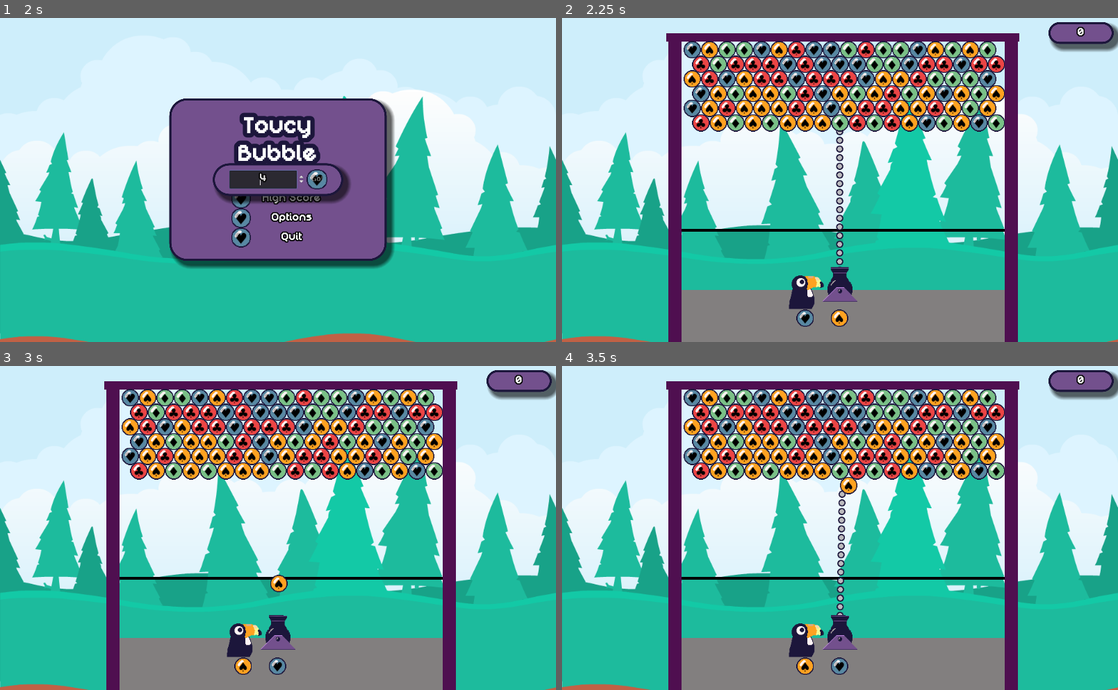
Above: before the commit, frames 1-4 (two rows, left to right).
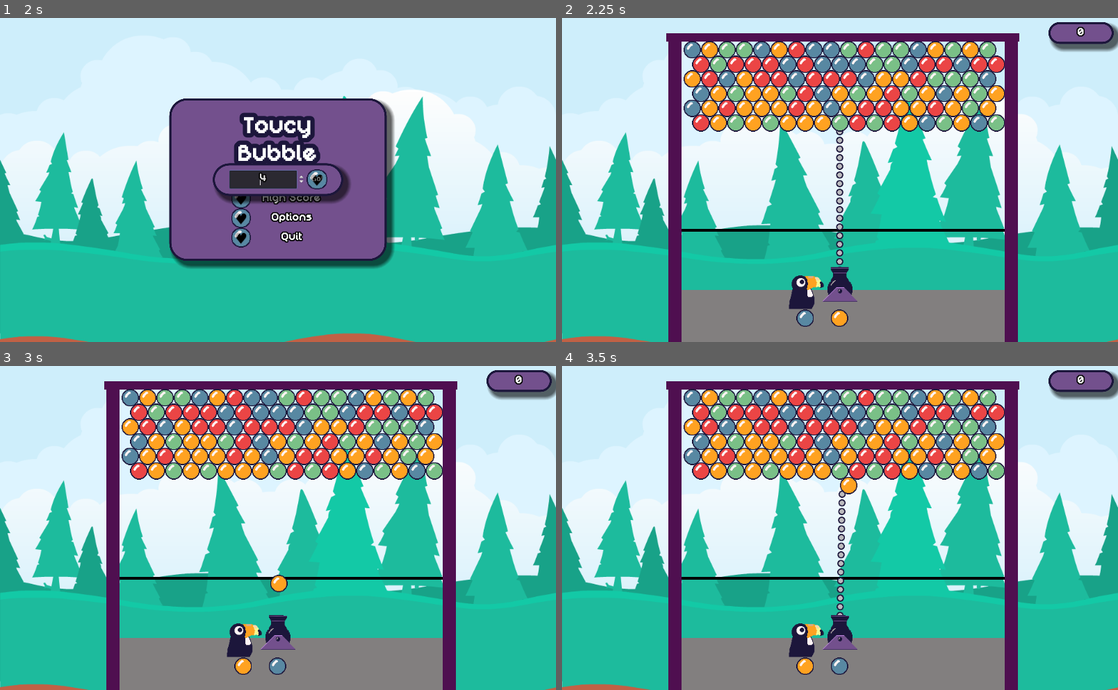
Above: after the commit, the same moments.

Repository: YannBurrett/ToucyBubble
Game: Godot game, scene res://UI/MainMenu.tscn
The game is run twice, just before and just after one commit, with the same random seed, the same clock (stepped at 60 frames per second) and the same inputs.
Inputs (mouse positions are in pixels of both pictures, inside the frame that each line leads up to):
- Up to frame 1 (2 s): click (239, 180) at 0.5 s; click (239, 180) at 1.25 s
- Up to frame 2 (2.25 s): click "Go!" at 2 s
- Up to frame 3 (3 s): tap Enter at 2.75 s; hold E (Nudge_Right) from 2.78 s (still down); hold Space (Fire) from 2.78 s (still down)
- Up to frame 4 (3.5 s): keep holding E (Nudge_Right); keep holding Space (Fire)

Frame 1 is identical in both runs. In frame 2, 3.1% of the frame differs, in the area x 22-79%, y 7-95%; in frame 3, 3.2%; in frame 4, 3.2%.

Commit message:
Saving Preferences

Diff:
--- a/Bubbles/Blank_bubbles.tres
+++ b/Bubbles/Blank_bubbles.tres
@@ -14,8 +14,8 @@
 [sub_resource type="ConvexPolygonShape2D" id=4]
 points = PoolVector2Array( 0, 0, 32, 0, 32, 32, 0, 32 )
 
-[sub_resource type="ConvexPolygonShape2D" id=5]
-points = PoolVector2Array( 32, 0, 0, 0, 0, 0, 32, 0 )
+[sub_resource type="ConvexPolygonShape2D" id=11]
+points = PoolVector2Array( 0, 0, 32, 0, 32, 32, 0, 32 )
 
 [sub_resource type="ConvexPolygonShape2D" id=6]
 points = PoolVector2Array( 0, 0, 32, 0, 32, 32, 0, 32 )
@@ -127,14 +127,14 @@
 4/navigation_offset = Vector2( 0, 0 )
 4/shape_offset = Vector2( 0, 0 )
 4/shape_transform = Transform2D( 1, 0, 0, 1, 0, 0 )
-4/shape = SubResource( 5 )
+4/shape = SubResource( 11 )
 4/shape_one_way = false
 4/shape_one_way_margin = 1.0
 4/shapes = [ {
 "autotile_coord": Vector2( 0, 0 ),
 "one_way": false,
 "one_way_margin": 1.0,
-"shape": SubResource( 5 ),
+"shape": SubResource( 11 ),
 "shape_transform": Transform2D( 1, 0, 0, 1, 0, 0 )
 } ]
 4/z_index = 0
--- a/Level/Level.tscn
+++ b/Level/Level.tscn
@@ -11,7 +11,7 @@
 [ext_resource path="res://UI/Score.tscn" type="PackedScene" id=9]
 [ext_resource path="res://UI/MenuPopup.tscn" type="PackedScene" id=10]
 [ext_resource path="res://Level/TileMap.gd" type="Script" id=11]
-[ext_resource path="res://Bubbles/Symbol_bubbles.tres" type="TileSet" id=12]
+[ext_resource path="res://Bubbles/Blank_bubbles.tres" type="TileSet" id=12]
 
 [node name="Level" type="Node2D"]
 script = ExtResource( 6 )
--- a/UI/LevelSelect.gd
+++ b/UI/LevelSelect.gd
@@ -1,6 +1,8 @@
 extends Popup
 
 
+func _ready():
+	$Panel/CenterContainer/HBoxContainer/SpinBox.value = GameState.difficulty
 
 func _on_GoButton_pressed():
 	GameState.difficulty = int($Panel/CenterContainer/HBoxContainer/SpinBox.value)
--- a/UI/LevelSelect.tscn
+++ b/UI/LevelSelect.tscn
@@ -3,6 +3,7 @@
 [ext_resource path="res://UI/LevelSelect.gd" type="Script" id=1]
 
 [node name="LevelSelect" type="Popup"]
+visible = true
 margin_right = 240.0
 margin_bottom = 40.0
 rect_min_size = Vector2( 240, 60 )
--- a/UI/OptionsMenu.tscn
+++ b/UI/OptionsMenu.tscn
@@ -4,7 +4,6 @@
 [ext_resource path="res://UI/OptionsMenu.gd" type="Script" id=2]
 
 [node name="OptionsMenu" type="Popup"]
-visible = true
 margin_right = 40.0
 margin_bottom = 40.0
 rect_min_size = Vector2( 300, 330 )
@@ -105,7 +104,6 @@
 margin_bottom = 24.0
 rect_min_size = Vector2( 24, 24 )
 toggle_mode = true
-pressed = true
 
 [node name="SymbolLabel" type="Label" parent="Panel/VBoxContainer/CenterContainer/GridContainer"]
 margin_left = 28.0
--- a/UI/Score.gd
+++ b/UI/Score.gd
@@ -13,3 +13,7 @@
 func _on_Tween_tween_step(_object, _key, _elapsed, value):
 	var current_score = stepify(value, 1.0)
 	$Label.text = str(current_score)
+
+
+func _on_Tween_tween_all_completed():
+	score = int($Label.text)
--- a/UI/Score.tscn
+++ b/UI/Score.tscn
@@ -23,4 +23,5 @@
 
 [node name="Tween" type="Tween" parent="."]
 
+[connection signal="tween_all_completed" from="Tween" to="." method="_on_Tween_tween_all_completed"]
 [connection signal="tween_step" from="Tween" to="." method="_on_Tween_tween_step"]
--- a/Utils/GameState.gd
+++ b/Utils/GameState.gd
@@ -1,7 +1,10 @@
 extends Node
 
-export (int) var difficulty = 4
+export (int) var difficulty = 4 setget set_difficulty
 export (bool) var fullscreen = false setget set_fullscreen
+
+var config = ConfigFile.new()
+const CONFIG_FILE = "user://settings.cfg"
 
 var symbols_mode :bool = true setget set_symbols_mode
 
@@ -10,10 +13,37 @@
 
 var bubble_sprites = symbol_sprites
 
+var default_settings = {
+		"video":
+			{"fullscreen": false, "symbols": false},
+		"game" :
+			{"difficulty": 4}
+		}
+
+var settings = {
+		"video":
+			{"fullscreen": null, "symbols": null},
+		"game" :
+			{"difficulty": null}
+		}
+
+
+func _ready():
+	load_settings()
+	fullscreen = settings["video"]["fullscreen"]
+	set_fullscreen(fullscreen)
+	symbols_mode = settings["video"]["symbols"]
+	set_symbols_mode(symbols_mode)
+	difficulty = settings["game"]["difficulty"]
+	set_difficulty(difficulty)
+
+
 
 func set_fullscreen(is_fullscreen):
 	fullscreen = is_fullscreen
 	OS.window_fullscreen = is_fullscreen
+	settings["video"]["fullscreen"] = fullscreen
+	save_settings()
 
 
 func set_symbols_mode(symbols):
@@ -23,3 +53,34 @@
 	else:
 		bubble_sprites = blank_sprites
 	get_tree().call_group("Bubbles", "update_symbols", bubble_sprites)
+	settings["video"]["symbols"] = symbols_mode
+	save_settings()
+
+
+func load_settings():
+	var error = config.load(CONFIG_FILE)
+	if error != OK:
+		make_default_config_file()
+
+	for section in settings.keys():
+		for key in settings[section]:
+			settings[section][key] = config.get_value(section, key, default_settings[section][key])
+
+	save_settings()
+
+
+func make_default_config_file():
+	config.save(CONFIG_FILE)
+
+
+func save_settings():
+	for section in settings.keys():
+		for key in settings[section]:
+			config.set_value(section, key, settings[section][key])
+	config.save(CONFIG_FILE)
+
+
+func set_difficulty(new_difficulty):
+	difficulty = new_difficulty
+	settings["game"]["difficulty"] = difficulty
+	save_settings()
Binary file changed: UI/ToucyBubble.theme
